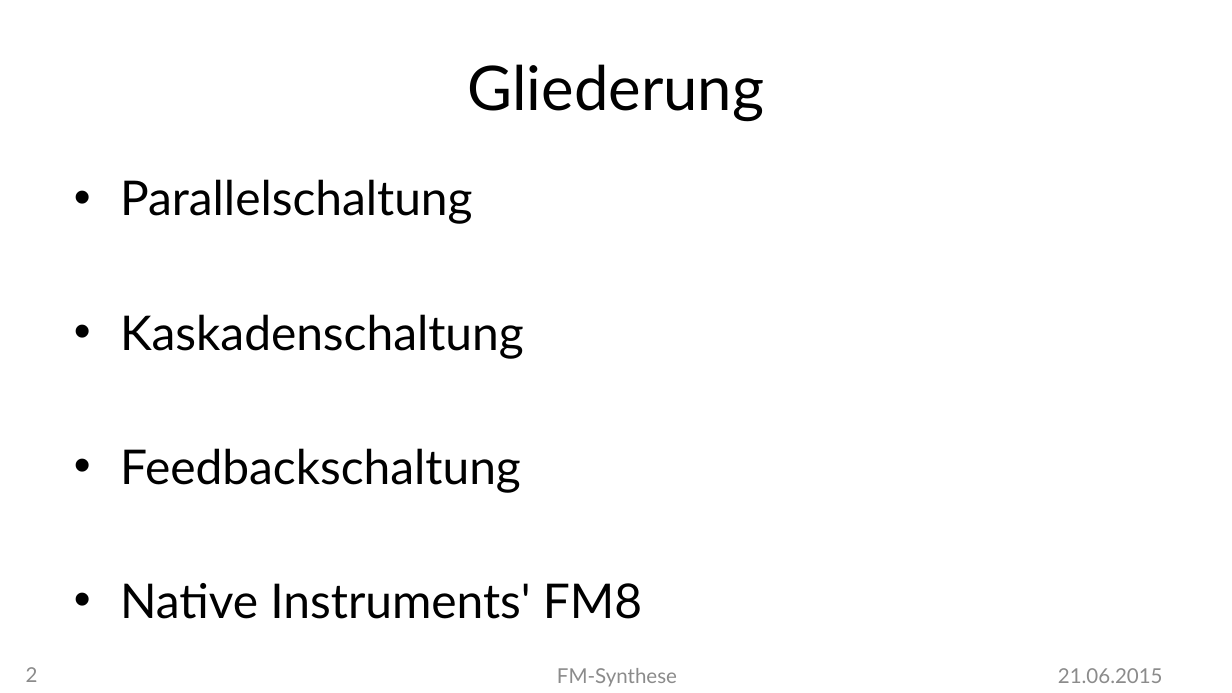
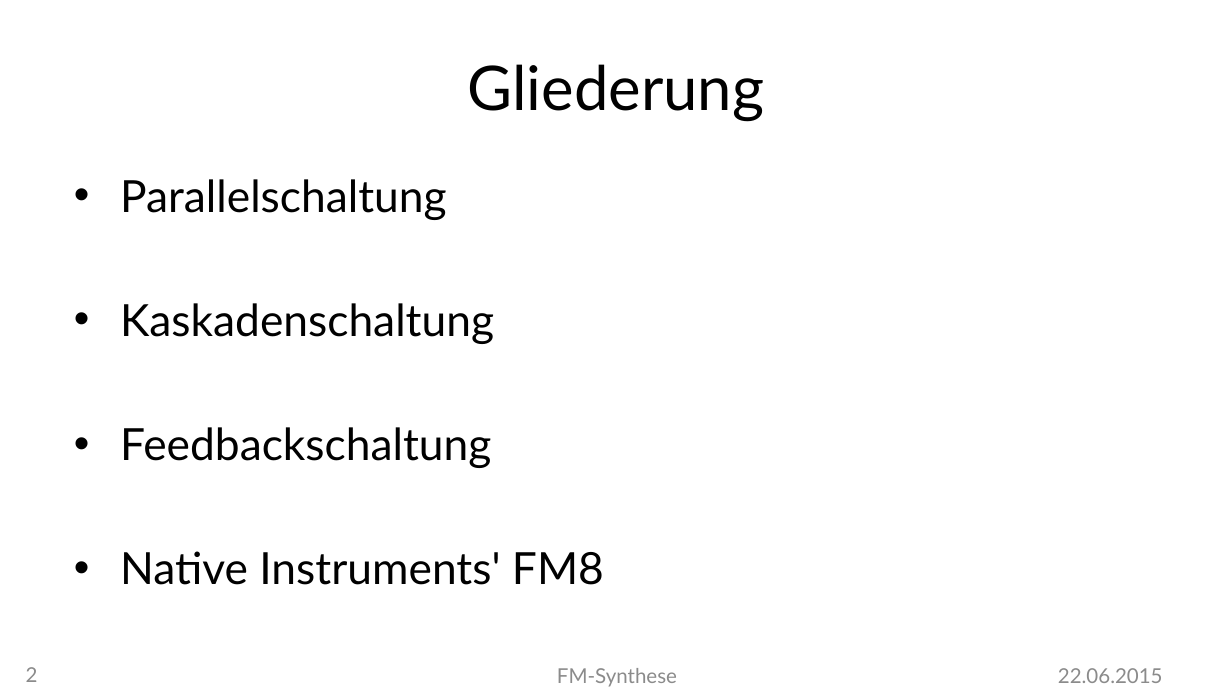
Before and after one commit to MBulli/VSeminar, a slide deck: slide 2 of Praesentation/FMSynthese-Matze.pptx. Drawn at 1232x693 pixels with LibreOffice and Linux fonts; fonts in the diff are those of the drawing; background and template pictures are left out. Boxes give left, top, right and bottom in pixels: in the first picture for what was removed or moved away, otherwise in the second. Text is boxed around its words. In the diff, an @@ line names an element or a change of style, - is before the commit and + after.

```diff
--- a/Praesentation/FMSynthese-Matze.pptx
+++ b/Praesentation/FMSynthese-Matze.pptx
@@ text "Parallelschaltung" at [120, 179, 604, 585]: size 28 to 25.9 pt @@
@@ text at [1058, 668, 1163, 683]: text changed @@
-21.06.2015
+22.06.2015
```
Also in this commit, not shown: 18 other slides changed, 1 slide added.
